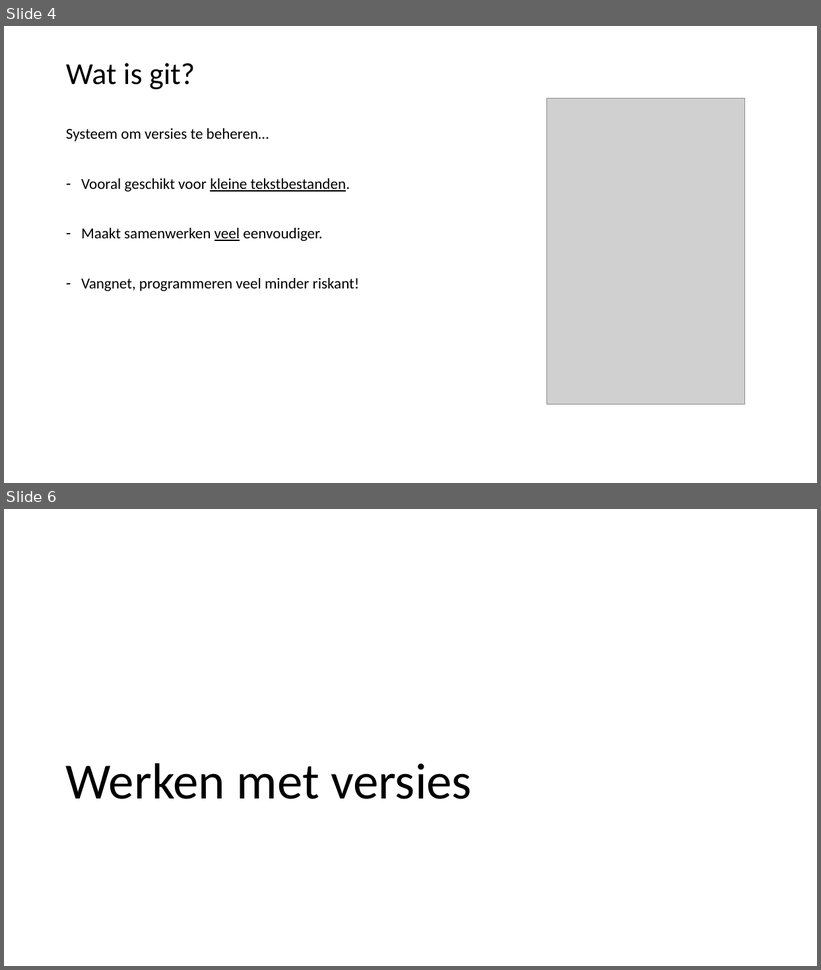
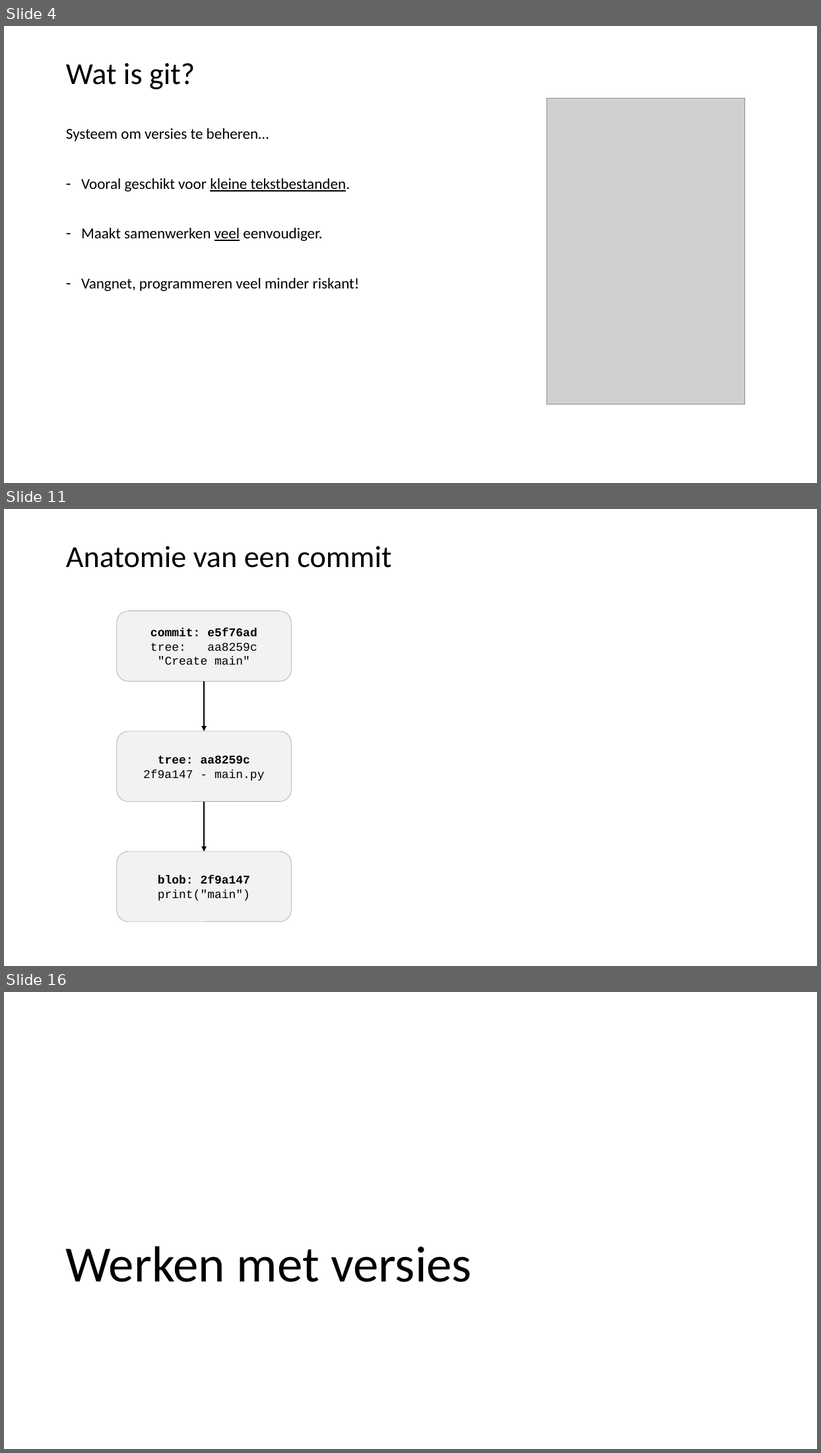
Before and after one commit to LFKoning/knowledge-sharing, a slide deck: git/1_basics/git_basic.pptx. Shown one above the other, each under a label of ours: slides 4 and 6 before the commit, slides 4, 11 and 16 after it; the slides between them are not shown. The pictures are 821x970 and 821x1453 pixels, drawn with LibreOffice and Linux fonts; fonts in the diff are those of the drawing; grey boxes stand for pictures. Boxes give left, top, right and bottom in pixels: in the first picture for what was removed or moved away, otherwise in the second. Text is boxed around its words. In the diff, an @@ line names an element or a change of style, - is before the commit and + after.

```diff
--- a/git/1_basics/git_basic.pptx
+++ b/git/1_basics/git_basic.pptx
@@ slide 11 added at (4, 509, 817, 966), background #FFFFFF @@
@@ title added at (66, 546, 391, 568), 36 pt, text #000000 @@
+Anatomie van een commit
@@ rounded rectangle added at (117, 611, 291, 682), fill #F2F2F2, outline #A5A5A5 0.5 pt, 14 pt, text #000000 @@
+commit: e5f76ad
+tree: aa8259c
+"Create main"
@@ arrow added from (204, 682) to (204, 731), #000000 1 pt @@
@@ rounded rectangle added at (117, 731, 291, 803), fill #F2F2F2, outline #A5A5A5 0.5 pt, 14 pt, text #000000 @@
+tree: aa8259c
+2f9a147 - main.py
@@ arrow added from (204, 802) to (204, 852), #000000 1 pt @@
@@ rounded rectangle added at (117, 852, 291, 923), fill #F2F2F2, outline #A5A5A5 0.5 pt, 14 pt, text #000000 @@
+blob: 2f9a147
+print("main")
@@ what was slide 6 is now slide 16 @@
```
Also in this commit, not shown: 1 slide changed, 9 other slides added.
